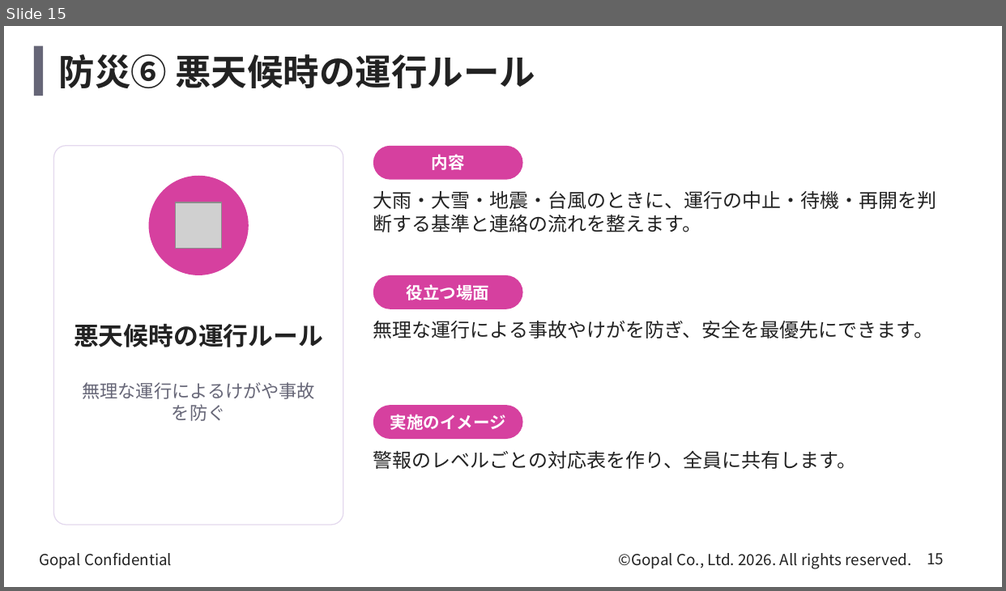
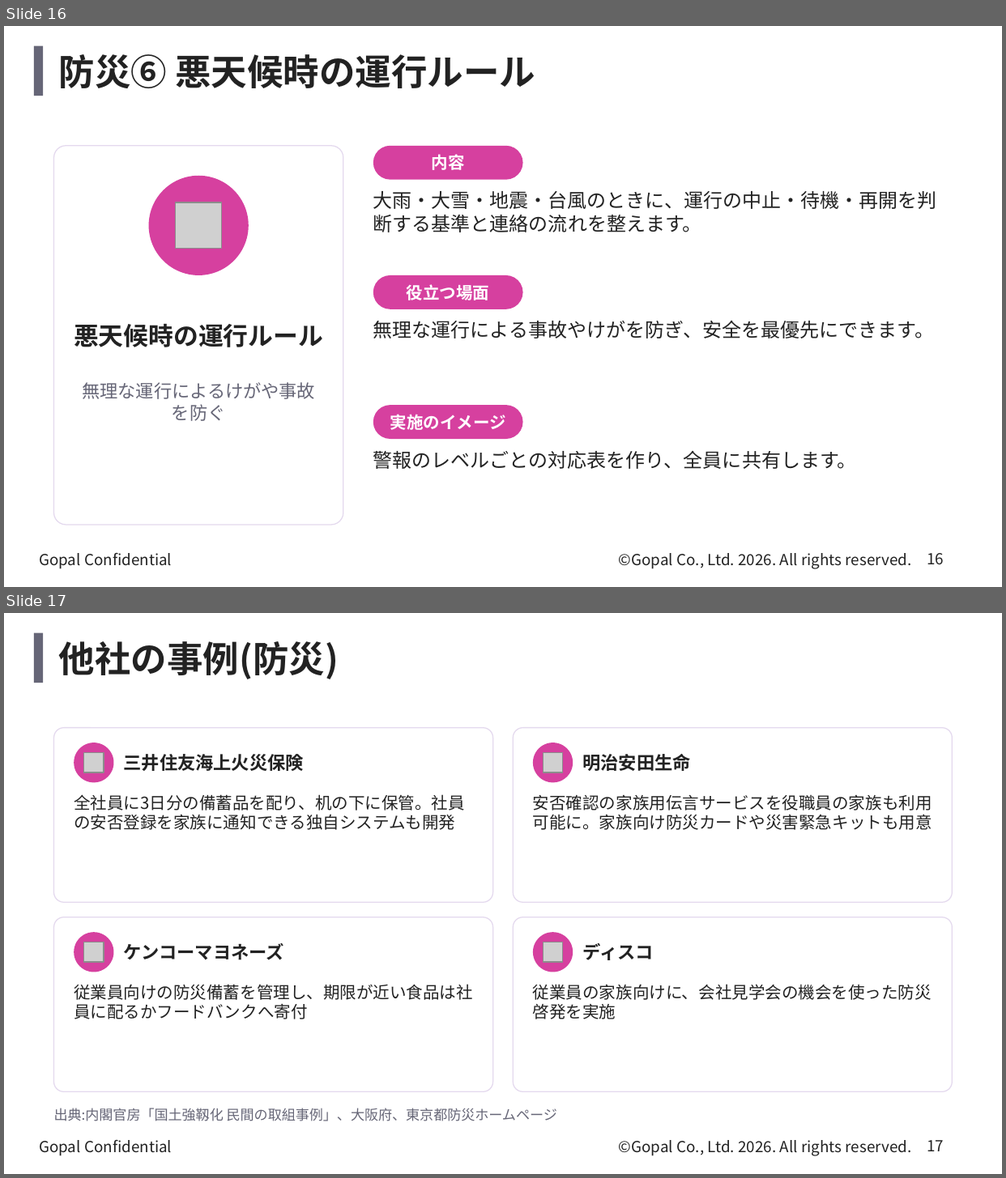
Before and after one commit to kagayugopal-eng/tamu, a slide deck: deck/welfare_health_disaster.pptx. Shown one above the other, each under a label of ours: slide 15 before the commit, slides 16 and 17 after it. The pictures are 1006x591 and 1006x1178 pixels, drawn with LibreOffice and Linux fonts; fonts in the diff are those of the drawing; grey boxes stand for pictures; background and template pictures are left out. Boxes give left, top, right and bottom in pixels: in the first picture for what was removed or moved away, otherwise in the second. Text is boxed around its words. In the diff, an @@ line names an element or a change of style, - is before the commit and + after.

```diff
--- a/deck/welfare_health_disaster.pptx
+++ b/deck/welfare_health_disaster.pptx
@@ slide 17 added at [4,613,1002,1174], background picture (left out); not listed: 3 template elements that a slide beside it also shows @@
@@ title added at [59,641,339,679], 26 pt, text #222222, bold @@
+他社の事例(防災)
@@ rounded rectangle added at [54,728,493,902], fill #FFFFFF at 85% opacity, outline #E4D9EE 0.75 pt @@
@@ rounded rectangle added at [513,728,952,902], fill #FFFFFF at 85% opacity, outline #E4D9EE 0.75 pt @@
@@ ellipse added at [74,743,114,782], fill #D6409F @@
@@ picture added at [84,752,104,773] @@
@@ text added at [124,754,304,771], 13 pt, text #222222, bold @@
+三井住友海上火災保険
@@ ellipse added at [533,743,573,782], fill #D6409F @@
@@ picture added at [543,752,563,773] @@
@@ text added at [583,754,691,771], 13 pt, text #222222, bold @@
+明治安田生命
@@ text added at [74,794,465,830], 12 pt, text #222222 @@
+全社員に3日分の備蓄品を配り、机の下に保管。社員の安否登録を家族に通知できる独自システムも開発
@@ text added at [533,795,932,830], 12 pt, text #222222 @@
+安否確認の家族用伝言サービスを役職員の家族も利用可能に。家族向け防災カードや災害緊急キットも用意
@@ rounded rectangle added at [54,918,493,1092], fill #FFFFFF at 85% opacity, outline #E4D9EE 0.75 pt @@
@@ rounded rectangle added at [513,918,952,1092], fill #FFFFFF at 85% opacity, outline #E4D9EE 0.75 pt @@
@@ ellipse added at [74,932,114,973], fill #D6409F @@
@@ picture added at [84,943,104,962] @@
@@ text added at [124,943,284,960], 13 pt, text #222222, bold @@
+ケンコーマヨネーズ
@@ ellipse added at [533,932,573,973], fill #D6409F @@
@@ picture added at [543,943,563,962] @@
@@ text added at [583,943,654,960], 13 pt, text #222222, bold @@
+ディスコ
@@ text added at [74,984,473,1020], 12 pt, text #222222 @@
+従業員向けの防災備蓄を管理し、期限が近い食品は社員に配るかフードバンクへ寄付
@@ text added at [533,984,931,1020], 12 pt, text #222222 @@
+従業員の家族向けに、会社見学会の機会を使った防災啓発を実施
@@ text added at [54,1108,557,1122], 10 pt, text #666677 @@
+出典:内閣官房「国土強靱化 民間の取組事例」、大阪府、東京都防災ホームページ
@@ page number added at [927,1140,944,1152], 11 pt, text #222222 @@
+17
@@ what was slide 15 is now slide 16 @@
@@ page number at [927,553,944,565]: text changed @@
-15
+16
```
Also in this commit, not shown: 1 other slide added, 1 other file.
